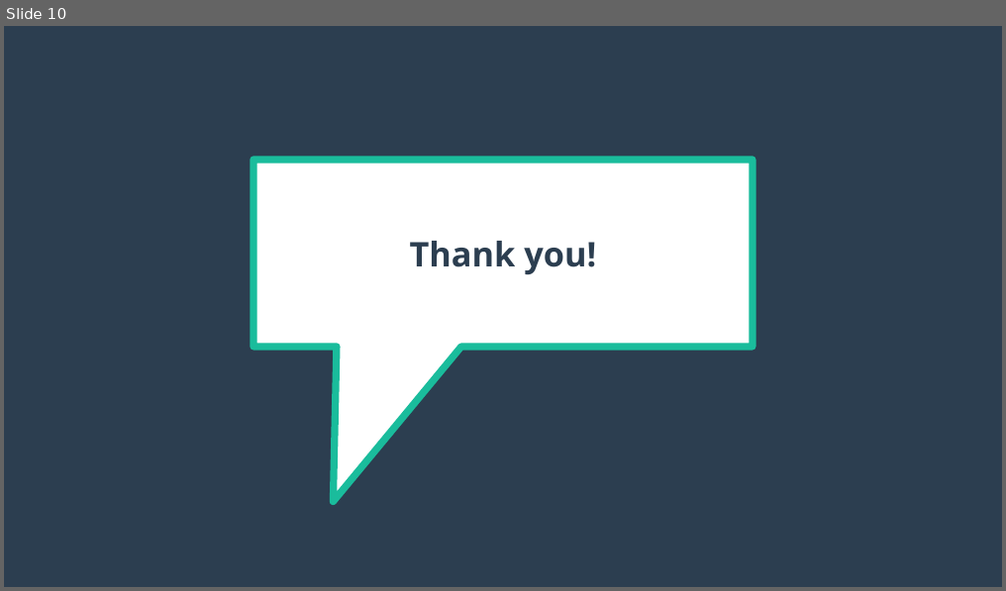
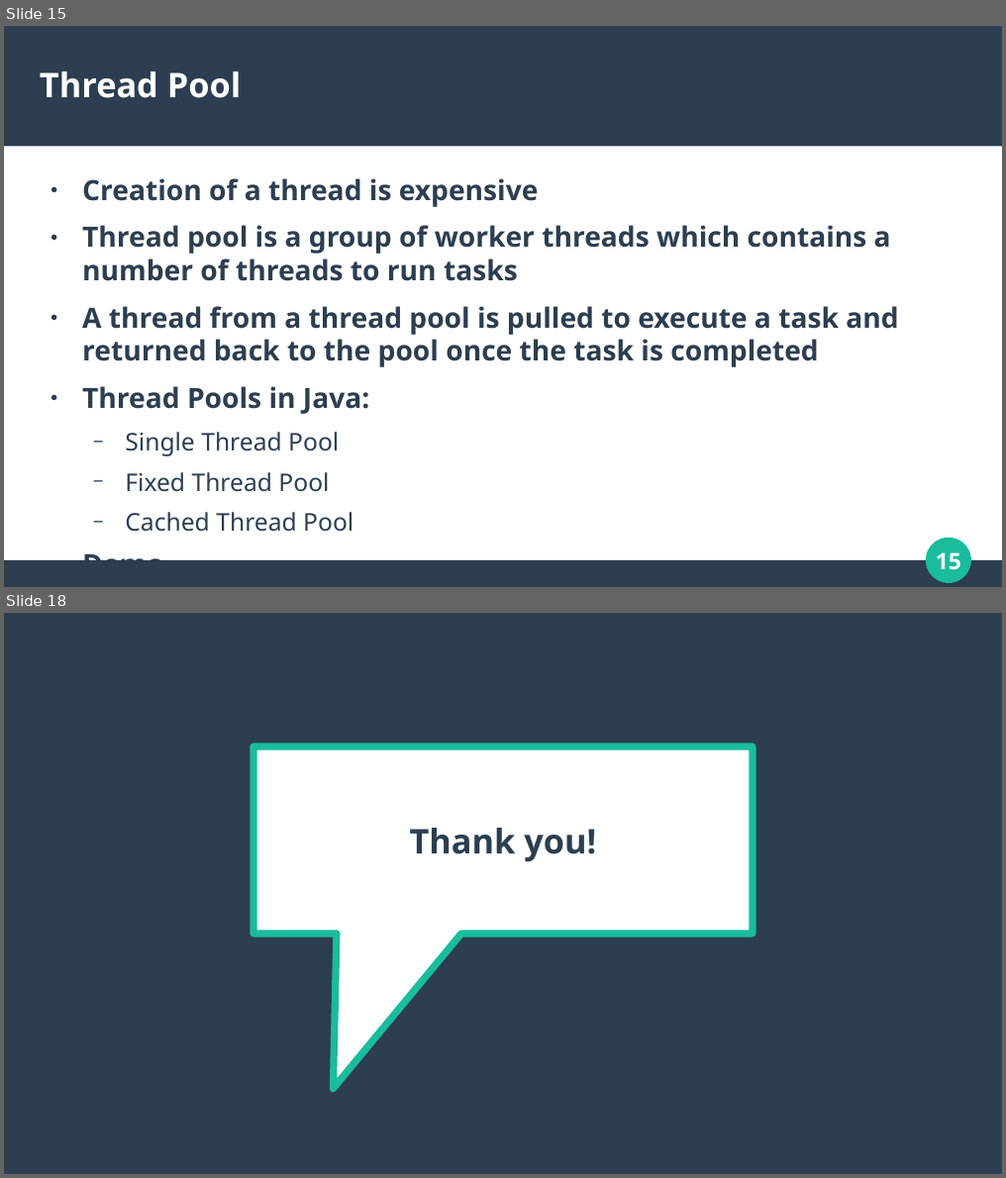
Before and after one commit to Abhishek-Kuvalekar/multithreading-java, a slide deck: Presentation.odp. Shown one above the other, each under a label of ours: slide 10 before the commit, slides 15 and 18 after it; the slides between them are not shown. The pictures are 1006x591 and 1006x1178 pixels, drawn with LibreOffice and Linux fonts; fonts in the diff are those of the drawing. Boxes give left, top, right and bottom in pixels: in the first picture for what was removed or moved away, otherwise in the second. Text is boxed around its words. In the diff, an @@ line names an element or a change of style, - is before the commit and + after.

```diff
--- a/Presentation.odp
+++ b/Presentation.odp
@@ slide 15 added at [4,26,1002,587], background #FFFFFF @@
@@ rectangle added at [4,26,1002,147], fill #2C3E50 @@
@@ title added at [40,72,241,98], 27 pt, text #FFFFFF, bold @@
+Thread Pool
@@ text added at [82,178,898,532], 22.2 pt, text #2C3E50, bold @@
+● Creation of a thread is expensive
+● Thread pool is a group of worker threads which contains a number of threads to run tasks
+● A thread from a thread pool is pulled to execute a task and returned back to the pool once the task is completed
+● Thread Pools in Java:
+  − Single Thread Pool
+  − Fixed Thread Pool
+  − Cached Thread Pool
+● Demo
@@ ellipse added at [927,539,971,583], fill #1ABC9C, outline #1ABC9C 0.85 pt @@
@@ page number added at [936,553,961,570], 18 pt, text #FFFFFF, bold @@
+15
@@ rectangle added at [4,562,1002,587], fill #2C3E50 @@
@@ what was slide 10 is now slide 18 @@
```
Also in this commit, not shown: 1 slide changed, 8 other slides added, 1 slide removed, 6 other files.
